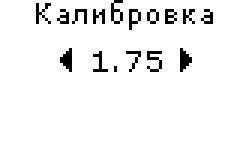
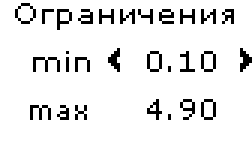
Layers edited between the first and the second 252px x 144px image:
added layer "Вставленный слой" above "ограничения" over [240, 48, 252, 72]
added group "ограничения" with 7 layers above "Калибровка" over [15, 0, 252, 120]
added layer "стрелки #1" in group "ограничения" over [108, 48, 120, 72]
added layer "4.90" in group "ограничения" over [147, 99, 216, 120]
added layer "0.10" in group "ограничения" over [147, 51, 216, 72]
added layer "min" in group "ограничения" over [33, 51, 90, 72]
added layer "max" in group "ограничения" over [30, 105, 87, 120]
added layer "Ограничения" in group "ограничения" over [15, 3, 234, 30]
added layer "фон #1" in group "ограничения" over [15, 0, 252, 120]
hid group "Калибровка" (4 layers) over [15, 0, 252, 120]
hid "стрелки" over [60, 48, 192, 72]
hid "1.75" over [93, 51, 162, 72]
hid "Калибровка #1" over [36, 0, 213, 30]
hid "фон" over [15, 0, 252, 120]
